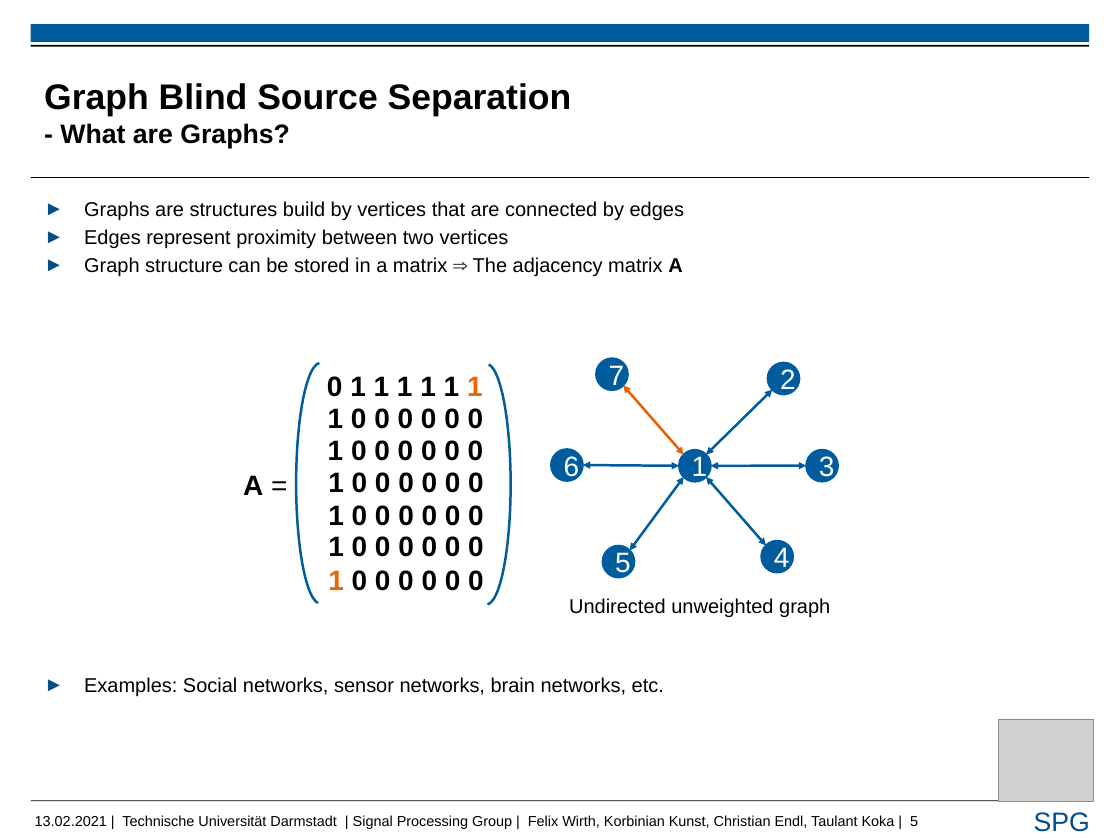
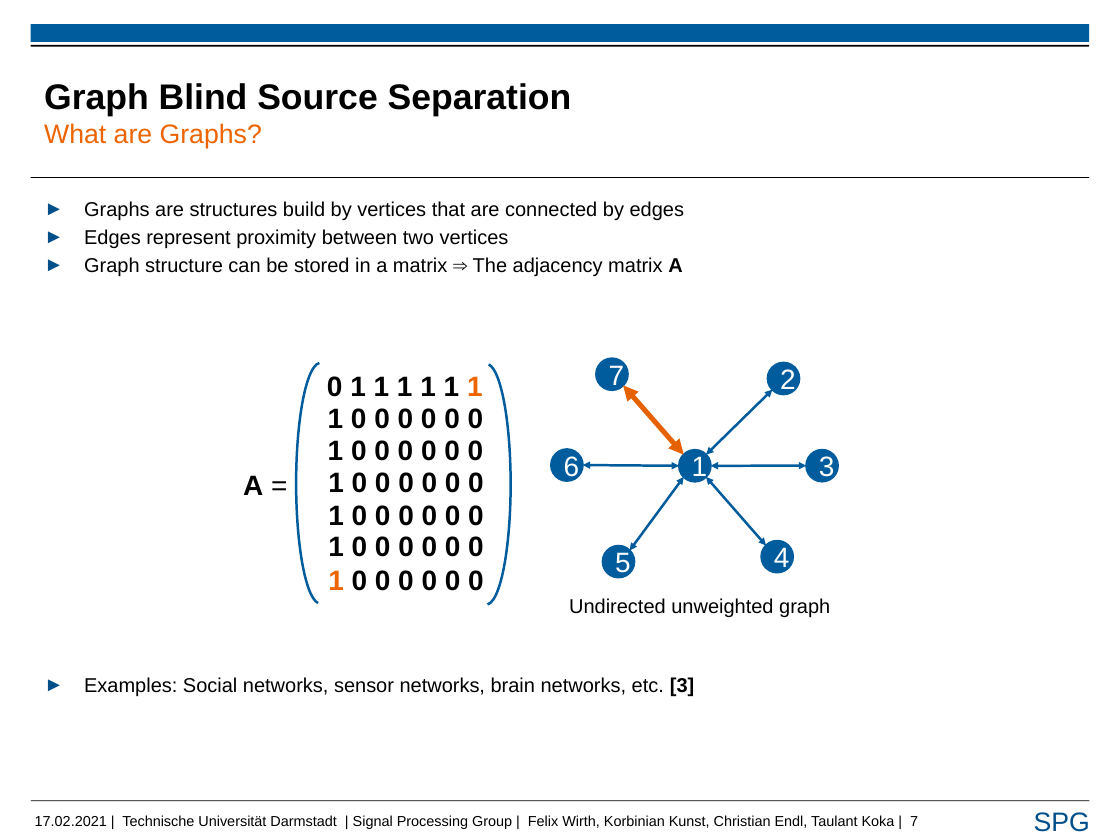
Before and after one commit to FelixUniDa/EEG-Project, a slide deck: slide 7 of Presentation/Taulant_pres_rsp.pptx (slide 5 before the commit). Drawn at 1120x840 pixels with LibreOffice and Linux fonts; fonts in the diff are those of the drawing; grey boxes stand for pictures; background and template pictures are left out. Boxes give left, top, right and bottom in pixels: in the first picture for what was removed or moved away, otherwise in the second. Text is boxed around its words. In the diff, an @@ line names an element or a change of style, - is before the commit and + after.

```diff
--- a/Presentation/Taulant_pres_rsp.pptx
+++ b/Presentation/Taulant_pres_rsp.pptx
@@ title at bbox=[44, 83, 572, 148]: text changed @@
-Graph Blind Source Separation
-- What are Graphs?
+Graph Blind Source Separation
+What are Graphs?
@@ double arrow (684, 454) - (623, 386): stroke #E76300 2.25 pt to #E76300 4.5 pt @@
@@ text at bbox=[84, 677, 694, 696]: text changed @@
-► Examples: Social networks, sensor networks, brain networks, etc.
+► Examples: Social networks, sensor networks, brain networks, etc. [3]
@@ picture removed at bbox=[998, 719, 1094, 802] @@
@@ text at bbox=[35, 815, 918, 829]: text changed @@
-13.02.2021 | Technische Universität Darmstadt | Signal Processing Group | Felix Wirth, Korbinian Kunst, Christian Endl, Taulant Koka | 5
+17.02.2021 | Technische Universität Darmstadt | Signal Processing Group | Felix Wirth, Korbinian Kunst, Christian Endl, Taulant Koka | 7
```
Also in this commit, not shown: 11 other slides changed, 4 slides added.
